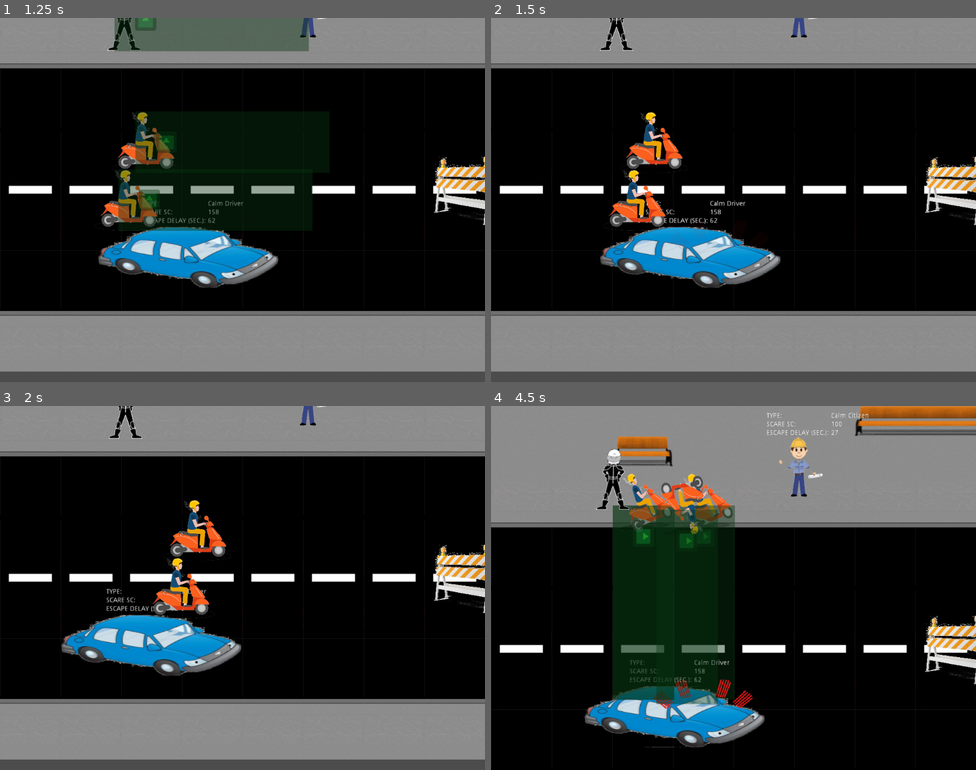
Above: before the commit, frames 1-4 (two rows, left to right).
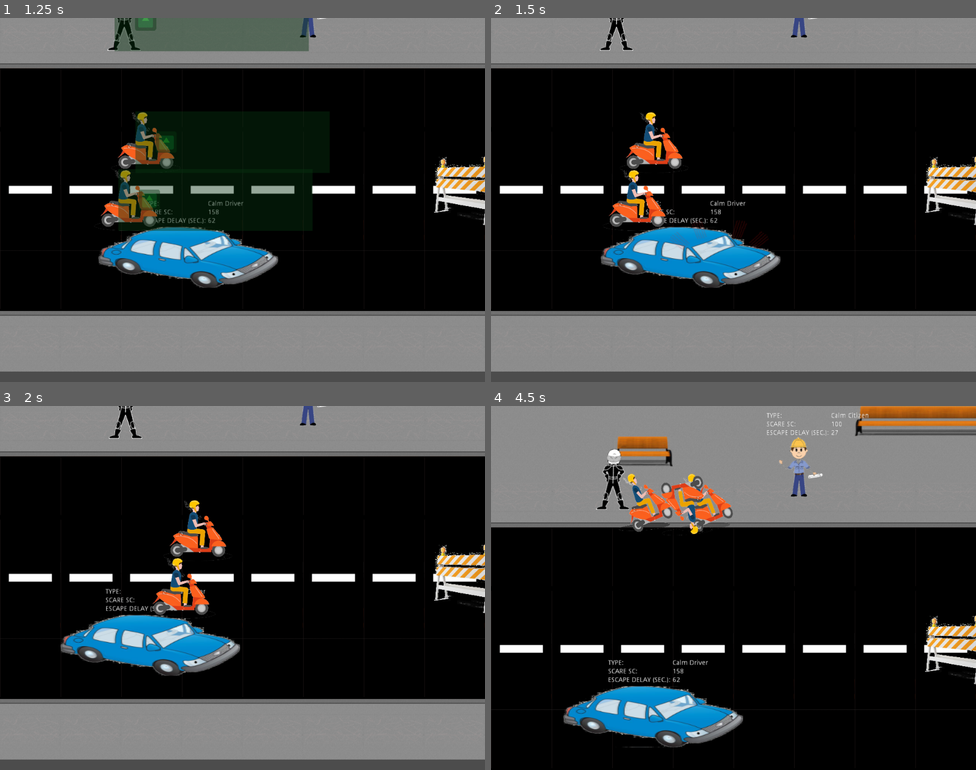
Above: after the commit, the same moments.

Repository: Anatolij-Grigorjev/MopedRebel
Game: Godot game, scene res://stages/city1stage.tscn
Same seed, same stepped clock (60 frames per second), same inputs: the game is played once before the commit and once after it. The project has no main scene, so this scene is started directly. The engine's default icon, where the game draws it, is replaced by a stand-in: a white triangle on a blue panel in a dark square.
Inputs:
- Up to frame 1 (1.25 s): hold D (accelerate_right) from 0.53 s (still down); hold F (flip_bird) from 0.53 s (still down)
- Up to frame 2 (1.5 s): release D (accelerate_right) at 1.28 s; release F (flip_bird) at 1.28 s; hold Down (diss_down) from 1.28 s (still down); tap F (flip_bird) at 1.35 s
- Up to frame 3 (2 s): keep holding Down (diss_down)
- Up to frame 4 (4.5 s): release Down (diss_down) at 2.03 s; hold D (accelerate_right) 2.03-2.78 s; hold F (flip_bird) 2.03-2.78 s; tap Space (mount_moped) at 2.1 s; hold A (accelerate_left) from 2.78 s (still down); tap E (turn_around) at 2.85 s; tap F (flip_bird) at 3.05, 4.35 s; hold F (flip_bird) 3.53-4.28 s

Frame 1 is identical in both runs. In frame 2, less than 0.1% of the frame differs, in the area x 22-59%, y 50-71%; in frame 3, 0.9%; in frame 4, 15%, in the area x 14-57%, y 27-94%.

Commit message:
modularize more base rebel and common system  aspects

Diff:
--- a/game/enemy/conflict_collision_receiver.gd
+++ b/game/enemy/conflict_collision_receiver.gd
@@ -9,10 +9,7 @@
 var collided = false
 
 func _ready():
-	LOG = Logger.new(self)
-	#configure logger to ouput owner name and this as type
-	LOG.entity_name = "[" + F.get_node_name_safe(owner)
-	LOG.entity_type_descriptor = "|conflict-recv]"
+	LOG = F.configure_sub_logger(Logger.new(self), owner, "conflict-recv")
 	pass
 
 func react_collision(collision):
--- a/game/enemy/diss_receiver.gd
+++ b/game/enemy/diss_receiver.gd
@@ -26,10 +26,7 @@
 	_set_diss_buildup_coef(0.0)
 
 	#configure logger to ouput owner name and this as type
-	LOG = Logger.new(self)
-	LOG.entity_name = "[" + F.get_node_name_safe(node_owner)
-	LOG.entity_type_descriptor = "|diss-recv]"
-
+	LOG = F.configure_sub_logger(Logger.new(self), node_owner, "diss-recv")
 	diss_alter_tween.connect('tween_completed', self, "_diss_alter_done")
 
 	pass
--- a/game/globals/global_functions.gd
+++ b/game/globals/global_functions.gd
@@ -240,6 +240,11 @@
 	else:
 		return "<NULL>"
 
+func configure_sub_logger(logger, owner_node, logger_name):
+	logger.entity_name = "[" + get_node_name_safe(owner_node)
+	logger.entity_type_descriptor = "|%s]" % logger_name
+	return logger
+
 func invoke_later(node_owner, action_name, seconds_delay = 1):
 	if (seconds_delay <= 0):
 		call0_if_present(node_owner, action_name)
--- a/game/rebel/diss_positions.gd
+++ b/game/rebel/diss_positions.gd
@@ -2,6 +2,9 @@
 
 var Logger = preload("res://globals/logger.gd")
 var LOG
+
+var DissZone = preload("res://rebel/dissing_zone.tscn")
+var active_dissing_zone
 
 var diss_action_direction_to_pos_node = {}
 var diss_action_direction_to_node_angle = {}
@@ -9,11 +12,7 @@
 var active_diss_zone_angle
 
 func _ready():
-	LOG = Logger.new("")
-	#configure logger to ouput owner name and this as type
-	LOG.entity_name = "[" + owner.name
-	LOG.entity_type_descriptor = "|diss-pos]"
-
+	LOG = F.configure_sub_logger(Logger.new(""), owner, "diss-pos")
 	update_for_facing(C.FACING.RIGHT)
 	_assign_new_diss_direction("diss_right")
 
@@ -21,6 +20,26 @@
 	for diss_action_direction in diss_action_direction_to_pos_node:
 		if (Input.is_action_pressed(diss_action_direction)):
 			_assign_new_diss_direction(diss_action_direction)
+	_process_dissing_zone()
+
+
+func _process_dissing_zone():
+	if Input.is_action_pressed('flip_bird'):
+		if (active_dissing_zone == null):
+			active_dissing_zone = DissZone.instance()
+			add_child(active_dissing_zone)
+		_set_dissing_zone_position()
+	else:
+		if (active_dissing_zone != null):
+			active_dissing_zone.clear_present_nodes()
+			active_dissing_zone.queue_free()
+			active_dissing_zone = null
+
+func _set_dissing_zone_position():
+	var active_position_node = active_diss_position_node
+	if (active_position_node != null):
+		active_dissing_zone.global_position = active_position_node.global_position
+		active_dissing_zone.rotation_degrees = active_diss_zone_angle
 
 func _assign_new_diss_direction(diss_action_direction):
 	var prev_active_diss_pos = active_diss_position_node
--- a/game/rebel/diss_positions.tscn
+++ b/game/rebel/diss_positions.tscn
@@ -2,7 +2,7 @@
 
 [ext_resource path="res://rebel/diss_positions.gd" type="Script" id=1]
 
-[node name="diss_positions" type="Node2D" index="0"]
+[node name="diss_positions" type="Node2D"]
 
 script = ExtResource( 1 )
 
--- a/game/rebel/rebel_base.gd
+++ b/game/rebel/rebel_base.gd
@@ -3,16 +3,11 @@
 signal finish_mount_moped
 signal finish_unmount_moped(sidewalk_position)
 signal started_jumping_curb(new_road_type)
+signal changed_facing(new_facing)
 
 var Logger = preload("res://globals/logger.gd")
 var LOG
 
-var DissZone = preload("res://rebel/dissing_zone.tscn")
-var active_dissing_zone
-
-var ShoutPopup = preload("res://common/shout_popup.tscn")
-
-var diss_positions_control
 var low_position
 var camera
 var active_sprite
@@ -25,11 +20,10 @@
 
 func _ready():
 	active_sprite = $sprite
-	diss_positions_control = $diss_positions
 	low_position = $low_collider
 	camera = $camera
-	S.connect_signal_to(S.SIGNAL_ENEMY_SCARED, self, '_shout_at_enemy')
-	S.connect_signal_to(S.SIGNAL_ENEMY_DISSED, self, '_shout_at_enemy')
+	S.connect_signal_to(S.SIGNAL_ENEMY_SCARED, $shout_maker, '_shout_at_enemy')
+	S.connect_signal_to(S.SIGNAL_ENEMY_DISSED, $shout_maker, '_shout_at_enemy')
 
 
 func disable():
@@ -56,24 +50,6 @@
 func _enable_collision_layers():
 	LOG.error("_enable_collision_layers not implemented in caller rebel!")
 
-func _process_dissing_zone():
-	if Input.is_action_pressed('flip_bird'):
-		if (active_dissing_zone == null):
-			active_dissing_zone = DissZone.instance()
-			add_child(active_dissing_zone)
-		_set_dissing_zone_position()
-	else:
-		if (active_dissing_zone != null):
-			active_dissing_zone.clear_present_nodes()
-			active_dissing_zone.queue_free()
-			active_dissing_zone = null
-
-func _set_dissing_zone_position():
-	var active_position_node = diss_positions_control.active_diss_position_node
-	if (active_position_node != null):
-		active_dissing_zone.global_position = active_position_node.global_position
-		active_dissing_zone.rotation_degrees = diss_positions_control.active_diss_zone_angle
-
 func lock_control():
 	control_locked = true
 
@@ -87,24 +63,3 @@
 		lock_control()
 		F.invoke_later(self, 'unlock_control', animation.length)
 		$anim.play(anim_name)
-
-func _shout_at_enemy(enemy_node):
-	if (self != G.node_active_rebel or enemy_node.is_scared):
-		return
-	else:
-		var props = enemy_node.get_node('type_props')
-		var random_diss = F.get_rand_array_elem(props.disses)
-		shout_for_seconds(global_position, random_diss, 1.5)
-	pass
-
-func shout_for_seconds(shout_global_position, shout_line, for_seconds):
-	LOG.info("rebel shouting %s at %s for %s seconds", [
-	shout_line, shout_global_position, for_seconds])
-	var shout_dialog = ShoutPopup.instance()
-	shout_dialog.shout_line = shout_line
-	shout_dialog.visible_time = for_seconds
-	add_child(shout_dialog)
-	var half_rebel_height = active_sprite.texture.get_size().y * scale.y
-	var shout_offset = Vector2(0, half_rebel_height)
-	shout_dialog.rect_position = global_position - shout_offset
-	shout_dialog.show_popup()
--- a/game/rebel/rebel_on_foot.gd
+++ b/game/rebel/rebel_on_foot.gd
@@ -25,14 +25,13 @@
 			velocity.y += 1
 		if Input.is_action_pressed('walk_up'):
 			velocity.y -= 1
-		if (velocity.x != 0):
+		if (velocity.x != 0 and facing_direction != velocity.x):
 			facing_direction = velocity.x
+			emit_signal("changed_facing", facing_direction)
 		velocity = velocity.normalized() * G.foot_config_walk_speed
 
 		if Input.is_action_just_released('mount_moped'):
 			play_nointerrupt_anim('mount_moped')
-
-		_process_dissing_zone()
 
 	var collision = move_and_collide(velocity * delta)
 	if (collision):
--- a/game/rebel/rebel_on_foot.tscn
+++ b/game/rebel/rebel_on_foot.tscn
@@ -1,8 +1,9 @@
-[gd_scene load_steps=6 format=2]
+[gd_scene load_steps=7 format=2]
 
 [ext_resource path="res://rebel/rebel_on_foot.gd" type="Script" id=1]
 [ext_resource path="res://rebel/rebel_on_foot.png" type="Texture" id=2]
 [ext_resource path="res://rebel/diss_positions.tscn" type="PackedScene" id=3]
+[ext_resource path="res://rebel/shout_maker.tscn" type="PackedScene" id=4]
 
 [sub_resource type="RectangleShape2D" id=1]
 
@@ -112,3 +113,9 @@
 playback_speed = 1.0
 anims/mount_moped = SubResource( 2 )
 blend_times = [  ]
+
+[node name="shout_maker" parent="." index="5" instance=ExtResource( 4 )]
+
+position = Vector2( 4.22842, -81.878 )
+
+[connection signal="changed_facing" from="." to="diss_positions" method="update_for_facing"]
--- a/game/rebel/rebel_on_moped.gd
+++ b/game/rebel/rebel_on_moped.gd
@@ -231,7 +231,6 @@
 			_handle_facing_direction()
 			_handle_swerve_control()
 			_handle_forward_acceleration()
-			_process_dissing_zone()
 			_process_grinding_curb(delta)
 		current_speed = clamp(
 			current_speed,
@@ -298,14 +297,14 @@
 	facing_direction = F.flip_facing(facing_direction)
 	#flip char to match facing
 	scale.x *= -1
-
-	$diss_positions.update_for_facing(facing_direction)
 	#turn around animation flips sprite scale so have to unflip it
 	#to maintain same direction as transform
 	active_sprite.scale.x = abs(active_sprite.scale.x)
 	LOG.info(
 		"POST facing: %s, scale: %s, sprite scale: %s",
 		[facing_direction, scale.x, active_sprite.scale.x])
+	emit_signal("changed_facing", facing_direction)
+
 	reset_velocity()
 
 func _handle_swerve_control():
--- a/game/rebel/rebel_on_moped.tscn
+++ b/game/rebel/rebel_on_moped.tscn
@@ -1,9 +1,10 @@
-[gd_scene load_steps=15 format=2]
+[gd_scene load_steps=16 format=2]
 
 [ext_resource path="res://rebel/rebel_on_moped.gd" type="Script" id=1]
 [ext_resource path="res://rebel/rebel_on_moped.png" type="Texture" id=2]
 [ext_resource path="res://rebel/diss_positions.tscn" type="PackedScene" id=3]
 [ext_resource path="res://common/dropshadow.tscn" type="PackedScene" id=4]
+[ext_resource path="res://rebel/shout_maker.tscn" type="PackedScene" id=5]
 
 [sub_resource type="RectangleShape2D" id=1]
 
@@ -569,3 +570,9 @@
 
 position = Vector2( 0, 55 )
 scale = Vector2( 0.4, 0.4 )
+
+[node name="shout_maker" parent="." index="7" instance=ExtResource( 5 )]
+
+position = Vector2( -30.1348, -76.1833 )
+
+[connection signal="changed_facing" from="." to="diss_positions" method="update_for_facing"]
--- /dev/null
+++ b/game/rebel/shout_maker.gd
@@ -0,0 +1,33 @@
+extends Position2D
+
+var ShoutPopup = preload("res://common/shout_popup.tscn")
+
+var Logger = preload("res://globals/logger.gd")
+var LOG
+
+const SHOUT_BASE_LENGTH_SEC = 1.2
+const SHOUT_SHOW_PER_LETTER = 0.02
+
+func _ready():
+	LOG = F.configure_sub_logger(Logger.new(""), owner, "shout")
+	pass
+
+func _shout_at_enemy(enemy_node):
+	if (owner != G.node_active_rebel or enemy_node.is_scared):
+		return
+	else:
+		var props = enemy_node.get_node('type_props')
+		var random_diss = F.get_rand_array_elem(props.disses)
+		var shout_time = SHOUT_BASE_LENGTH_SEC + (random_diss.length() * SHOUT_SHOW_PER_LETTER)
+		shout_for_seconds(random_diss, shout_time)
+
+
+func shout_for_seconds(shout_line, for_seconds):
+	LOG.info("rebel shouting %s at %s for %s seconds",
+		[shout_line, global_position, for_seconds])
+	var shout_dialog = ShoutPopup.instance()
+	shout_dialog.shout_line = shout_line
+	shout_dialog.visible_time = for_seconds
+	add_child(shout_dialog)
+	shout_dialog.rect_position = global_position
+	shout_dialog.show_popup()
--- /dev/null
+++ b/game/rebel/shout_maker.tscn
@@ -0,0 +1,7 @@
+[gd_scene load_steps=2 format=2]
+
+[ext_resource path="res://rebel/shout_maker.gd" type="Script" id=1]
+
+[node name="shout_maker" type="Position2D"]
+
+script = ExtResource( 1 )
--- a/game/stages/city1middle_road1.tscn
+++ b/game/stages/city1middle_road1.tscn
@@ -129,7 +129,6 @@
 
 [node name="chunk_left" type="Area2D" parent="." index="2"]
 
-editor/display_folded = true
 input_pickable = true
 gravity_vec = Vector2( 0, 1 )
 gravity = 98.0
